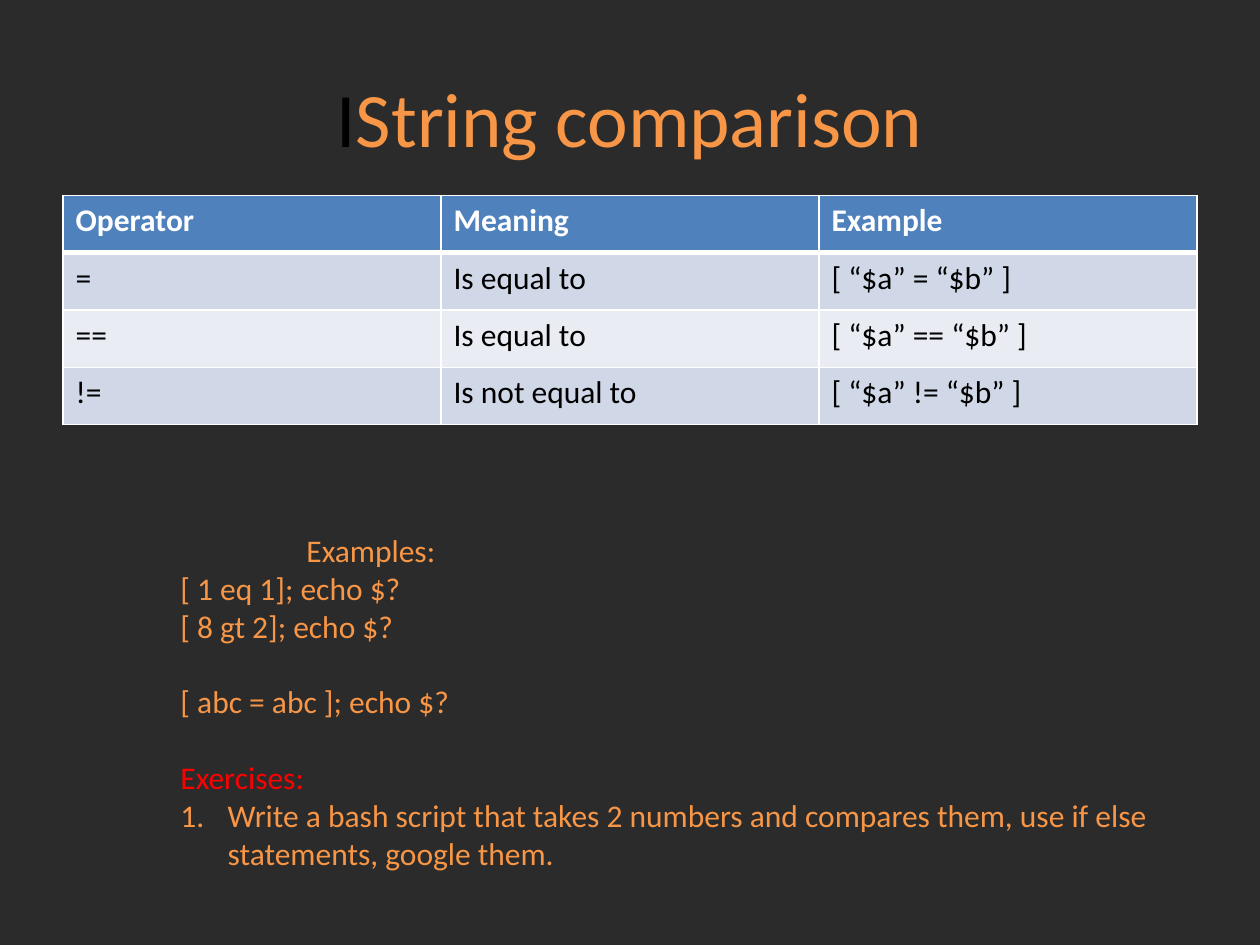
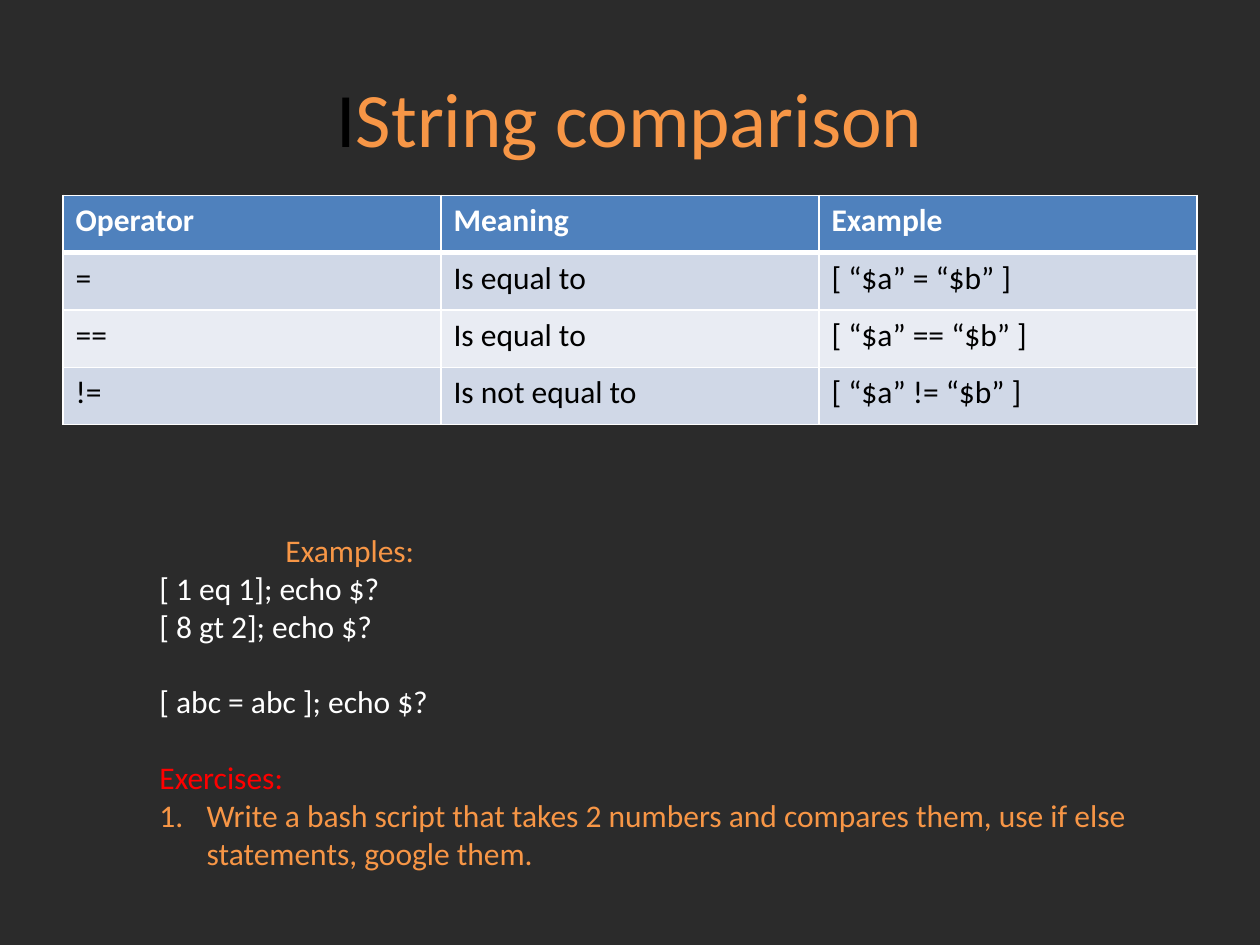
Before and after one commit to Academy-Soft-Intellect/Linux-Course, a slide deck: slide 12 of 15.BashScripting/15-Bash_Scripting.pptx. Drawn at 1260x945 pixels with LibreOffice and Linux fonts; fonts in the diff are those of the drawing; background and template pictures are left out; a plain dark background stands for a picture behind light text. Boxes give left, top, right and bottom in pixels: in the first picture for what was removed or moved away, otherwise in the second. Text is boxed around its words. In the diff, an @@ line names an element or a change of style, - is before the commit and + after.

Commit message:
Bash scripting

```diff
--- a/15.BashScripting/15-Bash_Scripting.pptx
+++ b/15.BashScripting/15-Bash_Scripting.pptx
@@ text "Examples:": place and size @@
-text "Examples:" at (180,540,1146,871)
+text "Examples:" at (159,540,1125,871)
@@ text at (176,577,390,714): text colour #F79646 to #FFFFFF in "[ 1 eq 1]; echo $?", "[ 8 gt 2]; echo $?", "[ abc = abc ]; echo $?" @@
```
Also in this commit, not shown: 2 other slides changed.
